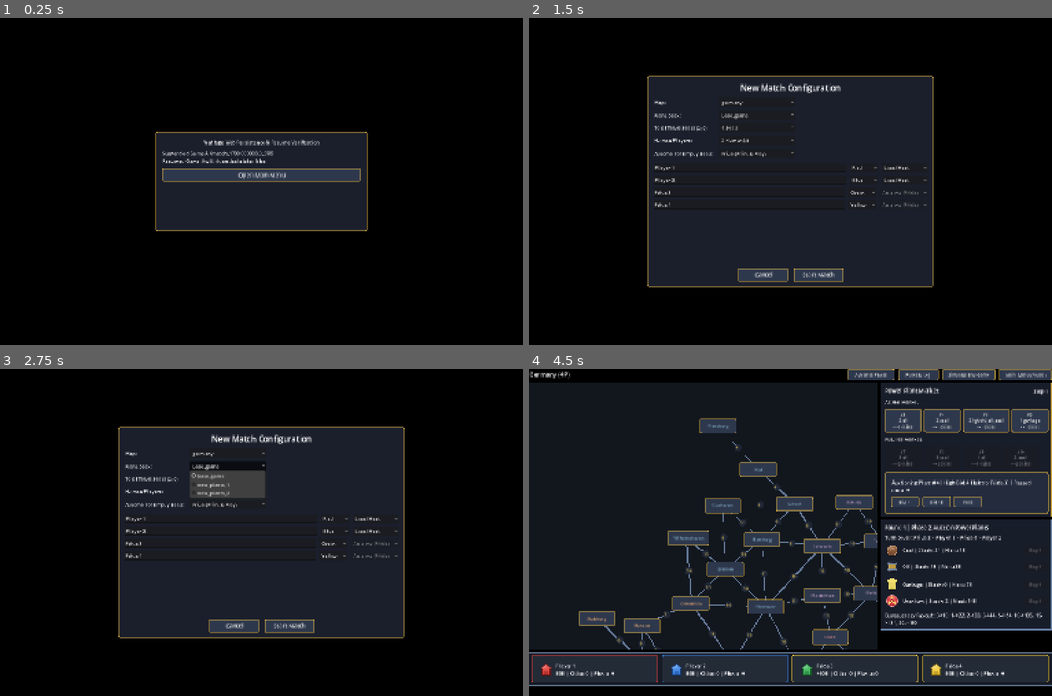
Above: before the commit, frames 1-4 (two rows, left to right).
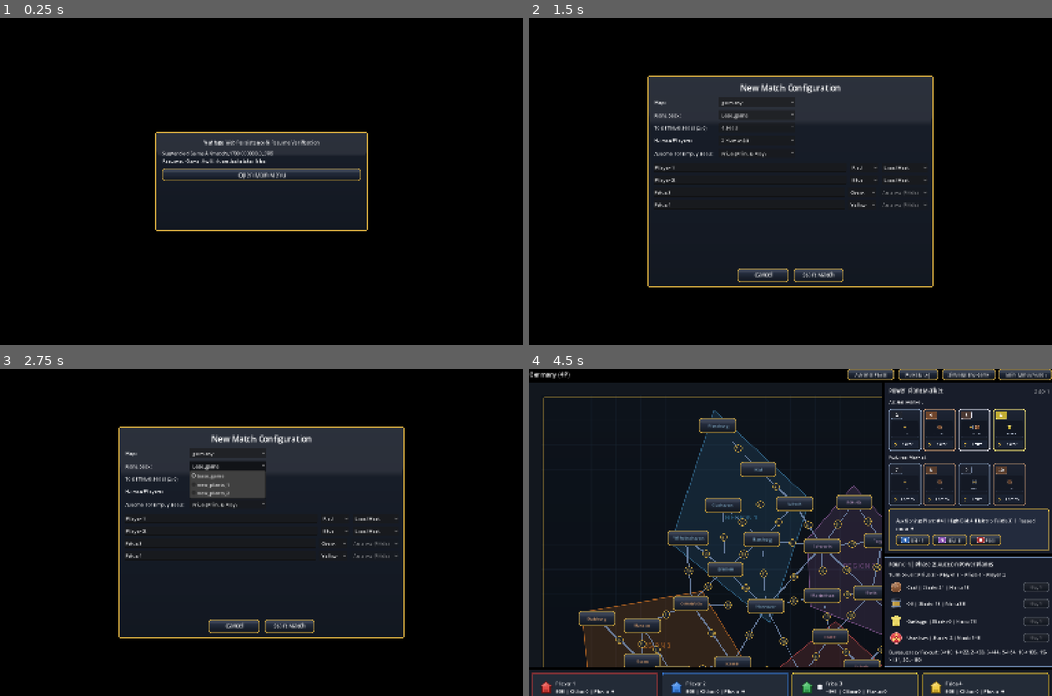
Above: after the commit, the same moments.

Repository: XBigTK13X/wattage-web
Game: Godot game, scene res://scene/Bootstrap/Bootstrap.tscn
Two runs of this game, one before a commit and one after it. Both use one fixed random seed, a clock stepped at 60 frames per second and the inputs below.
Inputs:
- Up to frame 1 (0.25 s): no input
- Up to frame 2 (1.5 s): click "Open Main Menu" at 0.5 s; click "New Match" at 1.25 s
- Up to frame 3 (2.75 s): click "base_game" at 2 s
- Up to frame 4 (4.5 s): click "Frida (Print & Play)" at 2.75 s; click "Frida (Print & Play)" at 3.5 s; click "Start Match" at 4.25 s

The runs differ from the first frame. In frame 1, 1.2% of the frame differs, in the area x 29-71%, y 34-66%; in frame 2, 1.0%; in frame 3, 1.0%; in frame 4, 28%, in the area x 0-100%, y 0-100%.

Commit message:
Wire up the generated assets

Diff:
--- a/script/instance/ui/client_dashboard_view.gd
+++ b/script/instance/ui/client_dashboard_view.gd
@@ -29,9 +29,10 @@
 	elektro_box.add_theme_constant_override("separation", 6)
 	header_row.add_child(elektro_box)
 
-	if ResourceLoader.exists("res://asset/ui/elektro_badge.png"):
+	var elektro_texture = VW.Assets.get_ui_texture("elektro_badge")
+	if elektro_texture != null:
 		var badge = TextureRect.new()
-		badge.texture = load("res://asset/ui/elektro_badge.png")
+		badge.texture = elektro_texture
 		badge.stretch_mode = TextureRect.STRETCH_KEEP_CENTERED
 		elektro_box.add_child(badge)
 
@@ -112,7 +113,7 @@
 		for plant_number in owned_plants:
 			var plant_def = VW.Database.get_plant(deck_id, int(plant_number))
 			if plant_def != null:
-				_plants_container.add_child(VW.Assets.build_plant_card(plant_def))
+				_plants_container.add_child(VW.Assets.build_plant_card(plant_def, deck_id, Vector2(128, 168)))
 
 	_rebuild_phase_actions(public_state, private_state, is_my_turn)
 
@@ -133,17 +134,23 @@
 	if phase == 2:
 		if bool(auction.get("active", false)):
 			var bid_one = VW.Chrome.styled_button("Bid +1", 16)
-			bid_one.custom_minimum_size = Vector2(120, 50)
+			bid_one.custom_minimum_size = Vector2(130, 50)
+			bid_one.icon = VW.Assets.get_icon_texture("action_bid_plus1")
+			bid_one.expand_icon = true
 			bid_one.pressed.connect(func(): action_requested.emit("place_bid", { increment = 1 }))
 			_phase_actions_box.add_child(bid_one)
 
 			var bid_five = VW.Chrome.styled_button("Bid +5", 16)
-			bid_five.custom_minimum_size = Vector2(120, 50)
+			bid_five.custom_minimum_size = Vector2(130, 50)
+			bid_five.icon = VW.Assets.get_icon_texture("action_bid_plus5")
+			bid_five.expand_icon = true
 			bid_five.pressed.connect(func(): action_requested.emit("place_bid", { increment = 5 }))
 			_phase_actions_box.add_child(bid_five)
 
 			var pass_bid = VW.Chrome.styled_button("Pass Bid", 16)
-			pass_bid.custom_minimum_size = Vector2(120, 50)
+			pass_bid.custom_minimum_size = Vector2(130, 50)
+			pass_bid.icon = VW.Assets.get_icon_texture("action_pass")
+			pass_bid.expand_icon = true
 			pass_bid.pressed.connect(func(): action_requested.emit("pass_auction", {}))
 			_phase_actions_box.add_child(pass_bid)
 		else:
@@ -155,7 +162,9 @@
 	elif phase == 3:
 		for resource_type in ["coal", "oil", "garbage", "uranium"]:
 			var buy_button = VW.Chrome.styled_button("Buy " + resource_type.capitalize(), 15)
-			buy_button.custom_minimum_size = Vector2(142, 50)
+			buy_button.custom_minimum_size = Vector2(154, 50)
+			buy_button.icon = VW.Assets.get_resource_texture(resource_type)
+			buy_button.expand_icon = true
 			buy_button.pressed.connect(func(): action_requested.emit("buy_resource", { resource = resource_type, amount = 1 }))
 			_phase_actions_box.add_child(buy_button)
 	elif phase == 4:
@@ -163,7 +172,9 @@
 		_phase_hint_label.visible = true
 	elif phase == 5:
 		var power_button = VW.Chrome.styled_button("Power All Cities", 16)
-		power_button.custom_minimum_size = Vector2(180, 50)
+		power_button.custom_minimum_size = Vector2(196, 50)
+		power_button.icon = VW.Assets.get_icon_texture("power_bolt")
+		power_button.expand_icon = true
 		power_button.pressed.connect(func(): action_requested.emit("power_plants", {}))
 		_phase_actions_box.add_child(power_button)
 
--- a/script/instance/ui/client_map_view.gd
+++ b/script/instance/ui/client_map_view.gd
@@ -175,6 +175,10 @@
 	draw_rect(Rect2(Vector2.ZERO, size), Color(0.06, 0.08, 0.11, 1.0))
 	if _map_definition == null:
 		return
+	var base_texture = VW.Assets.get_map_base_texture(_map_definition.id)
+	if base_texture != null:
+		draw_texture_rect(base_texture, Rect2(_camera_offset, base_texture.get_size() * _camera_zoom), false)
+	var badge_texture = VW.Assets.get_token_texture("connection_badge")
 	var active_regions = _public_state.get("active_regions", [])
 	var show_inactive = VW.Settings != null and VW.Settings.show_inactive_regions()
 	for edge in _map_definition.connections:
@@ -190,5 +194,9 @@
 		var line_color = Color(0.45, 0.54, 0.68, 0.85) if both_active else Color(0.28, 0.32, 0.38, 0.35)
 		draw_line(start_pos, end_pos, line_color, 3.0)
 		var midpoint = (start_pos + end_pos) * 0.5
-		draw_circle(midpoint, 12.0 * _camera_zoom, Color(0.12, 0.15, 0.21, 0.95))
+		if badge_texture != null:
+			var badge_radius = 14.0 * _camera_zoom
+			draw_texture_rect(badge_texture, Rect2(midpoint - Vector2(badge_radius, badge_radius), Vector2(badge_radius * 2.0, badge_radius * 2.0)), false)
+		else:
+			draw_circle(midpoint, 12.0 * _camera_zoom, Color(0.12, 0.15, 0.21, 0.95))
 		draw_string(ThemeDB.fallback_font, midpoint + Vector2(-8, 5), str(edge.cost), HORIZONTAL_ALIGNMENT_CENTER, -1, 13, Color(0.96, 0.82, 0.35))
--- a/script/instance/ui/map_board_view.gd
+++ b/script/instance/ui/map_board_view.gd
@@ -144,6 +144,10 @@
 	draw_rect(Rect2(Vector2.ZERO, size), Color(0.07, 0.09, 0.12, 1.0))
 	if _map_definition == null:
 		return
+	var base_texture = VW.Assets.get_map_base_texture(_map_definition.id)
+	if base_texture != null:
+		draw_texture_rect(base_texture, Rect2(_camera_offset, base_texture.get_size() * _camera_zoom), false)
+	var badge_texture = VW.Assets.get_token_texture("connection_badge")
 	var active_regions = _game_state.get("active_regions", []) if _game_state != null else []
 	var show_inactive = VW.Settings != null and VW.Settings.show_inactive_regions()
 	for edge in _map_definition.connections:
@@ -159,5 +163,9 @@
 		var line_color = Color(0.45, 0.54, 0.68, 0.85) if both_active else Color(0.28, 0.32, 0.38, 0.35)
 		draw_line(start_pos, end_pos, line_color, 3.0)
 		var midpoint = (start_pos + end_pos) * 0.5
-		draw_circle(midpoint, 12.0 * _camera_zoom, Color(0.12, 0.15, 0.21, 0.95))
+		if badge_texture != null:
+			var badge_radius = 14.0 * _camera_zoom
+			draw_texture_rect(badge_texture, Rect2(midpoint - Vector2(badge_radius, badge_radius), Vector2(badge_radius * 2.0, badge_radius * 2.0)), false)
+		else:
+			draw_circle(midpoint, 12.0 * _camera_zoom, Color(0.12, 0.15, 0.21, 0.95))
 		draw_string(ThemeDB.fallback_font, midpoint + Vector2(-8, 5), str(edge.cost), HORIZONTAL_ALIGNMENT_CENTER, -1, 13, Color(0.96, 0.82, 0.35))
--- a/script/instance/ui/plant_market_panel.gd
+++ b/script/instance/ui/plant_market_panel.gd
@@ -70,17 +70,23 @@
 	auction_layout.add_child(bid_controls)
 
 	var bid_one_button = VW.Chrome.styled_button("Bid +1", 14)
-	bid_one_button.custom_minimum_size = Vector2(90, 34)
+	bid_one_button.custom_minimum_size = Vector2(110, 36)
+	bid_one_button.icon = VW.Assets.get_icon_texture("action_bid_plus1")
+	bid_one_button.expand_icon = true
 	bid_one_button.pressed.connect(func(): bid_placed.emit(1))
 	bid_controls.add_child(bid_one_button)
 
 	var bid_five_button = VW.Chrome.styled_button("Bid +5", 14)
-	bid_five_button.custom_minimum_size = Vector2(90, 34)
+	bid_five_button.custom_minimum_size = Vector2(110, 36)
+	bid_five_button.icon = VW.Assets.get_icon_texture("action_bid_plus5")
+	bid_five_button.expand_icon = true
 	bid_five_button.pressed.connect(func(): bid_placed.emit(5))
 	bid_controls.add_child(bid_five_button)
 
 	var pass_button = VW.Chrome.styled_button("Pass", 14)
-	pass_button.custom_minimum_size = Vector2(90, 34)
+	pass_button.custom_minimum_size = Vector2(100, 36)
+	pass_button.icon = VW.Assets.get_icon_texture("action_pass")
+	pass_button.expand_icon = true
 	pass_button.pressed.connect(func(): auction_passed.emit())
 	bid_controls.add_child(pass_button)
 
@@ -111,6 +117,21 @@
 
 func _make_market_card(plant_number, clickable):
 	var plant = VW.Database.get_plant(_deck_id, plant_number)
+	var card_texture = VW.Assets.get_plant_card_texture(_deck_id, plant)
+	if card_texture != null:
+		var texture_button = TextureButton.new()
+		texture_button.texture_normal = card_texture
+		texture_button.ignore_texture_size = true
+		texture_button.stretch_mode = TextureButton.STRETCH_KEEP_ASPECT_CENTERED
+		texture_button.custom_minimum_size = Vector2(104, 136)
+		texture_button.disabled = not clickable
+		texture_button.modulate = Color(1, 1, 1, 1.0 if clickable else 0.72)
+		texture_button.mouse_default_cursor_shape = Control.CURSOR_POINTING_HAND if clickable else Control.CURSOR_ARROW
+		VW.Chrome.attach_focus_ring(texture_button)
+		if clickable:
+			texture_button.pressed.connect(func(): plant_nominated.emit(plant_number))
+		return texture_button
+
 	var button = VW.Chrome.styled_button("#" + str(plant_number), 14)
 	button.custom_minimum_size = Vector2(118, 76)
 	if plant != null:
--- a/script/instance/ui/player_summary_strip.gd
+++ b/script/instance/ui/player_summary_strip.gd
@@ -39,6 +39,16 @@
 		house.stretch_mode = TextureRect.STRETCH_KEEP_CENTERED
 		row.add_child(house)
 
+		if is_active:
+			var turn_marker = VW.Assets.get_token_texture("turn_order_marker")
+			if turn_marker != null:
+				var marker_rect = TextureRect.new()
+				marker_rect.texture = turn_marker
+				marker_rect.custom_minimum_size = Vector2(20, 20)
+				marker_rect.expand_mode = TextureRect.EXPAND_IGNORE_SIZE
+				marker_rect.stretch_mode = TextureRect.STRETCH_KEEP_ASPECT_CENTERED
+				row.add_child(marker_rect)
+
 		var info = Label.new()
 		info.text = str(player.player_name) + ("\n*" if is_active else "\n") + str(player.elektro) + "E | Cities: " + str(player.built_cities.size()) + " | Plants: " + str(player.plants.size())
 		row.add_child(info)
--- a/script/singleton/assets.gd
+++ b/script/singleton/assets.gd
@@ -7,6 +7,7 @@
 
 var _house_textures = {}
 var _resource_textures = {}
+var _named_textures = {}
 var _theme = null
 
 func get_player_color(color_key):
@@ -15,16 +16,45 @@
 func get_resource_color(resource_type):
 	return RESOURCE_COLORS.get(str(resource_type), Color(0.5, 0.5, 0.5, 1.0))
 
+func _load_cached_texture(asset_path):
+	if _named_textures.has(asset_path):
+		return _named_textures[asset_path]
+	if ResourceLoader.exists(asset_path):
+		var loaded = load(asset_path)
+		if loaded != null:
+			_named_textures[asset_path] = loaded
+			return loaded
+	return null
+
+func get_ui_texture(asset_name):
+	return _load_cached_texture("res://asset/ui/" + str(asset_name) + ".png")
+
+func get_icon_texture(asset_name):
+	return _load_cached_texture("res://asset/icon/" + str(asset_name) + ".png")
+
+func get_token_texture(asset_name):
+	return _load_cached_texture("res://asset/token/" + str(asset_name) + ".png")
+
+func get_map_base_texture(map_id):
+	return _load_cached_texture("res://asset/map/map_" + str(map_id) + "_base.png")
+
+func get_map_overlay_texture(map_id):
+	return _load_cached_texture("res://asset/map/map_" + str(map_id) + "_overlay.png")
+
+func get_plant_card_texture(deck_id, plant_definition):
+	if plant_definition == null:
+		return null
+	var card_name = "step3" if plant_definition.is_step_three else ("plant_" + str(plant_definition.number).pad_zeros(2))
+	return _load_cached_texture("res://asset/card/" + str(deck_id) + "/" + card_name + ".png")
+
 func get_house_texture(color_key):
 	var key = str(color_key)
 	if _house_textures.has(key):
 		return _house_textures[key]
-	var asset_path = "res://asset/token/house_" + key + ".png"
-	if ResourceLoader.exists(asset_path):
-		var loaded = load(asset_path)
-		if loaded != null:
-			_house_textures[key] = loaded
-			return loaded
+	var loaded = get_token_texture("house_" + key)
+	if loaded != null:
+		_house_textures[key] = loaded
+		return loaded
 	var fill_color = get_player_color(key)
 	var border_color = fill_color.darkened(0.45)
 	var image = Image.create(32, 32, false, Image.FORMAT_RGBA8)
@@ -44,12 +74,16 @@
 	var key = str(resource_type)
 	if _resource_textures.has(key):
 		return _resource_textures[key]
-	var asset_path = "res://asset/icon/resource_" + key + ".png"
-	if ResourceLoader.exists(asset_path):
-		var loaded = load(asset_path)
-		if loaded != null:
-			_resource_textures[key] = loaded
-			return loaded
+	var loaded = null
+	if key == "ecological":
+		loaded = get_icon_texture("plant_ecological")
+	elif key.begins_with("hybrid"):
+		loaded = get_icon_texture("plant_hybrid_badge")
+	else:
+		loaded = get_icon_texture("resource_" + key)
+	if loaded != null:
+		_resource_textures[key] = loaded
+		return loaded
 	var fill_color = get_resource_color(key)
 	var accent_color = fill_color.lightened(0.35)
 	var image = Image.create(28, 28, false, Image.FORMAT_RGBA8)
@@ -72,8 +106,18 @@
 	_theme = theme
 	return _theme
 
-func build_plant_card(plant_definition):
-	var panel = VW.Chrome.panel_container(Vector2(170, 210), Color(0.13, 0.16, 0.22, 0.96), get_resource_color(plant_definition.fuel_type))
+func build_plant_card(plant_definition, deck_id = "base_game", card_size = Vector2(160, 210)):
+	var card_texture = get_plant_card_texture(deck_id, plant_definition)
+	if card_texture != null:
+		var card_rect = TextureRect.new()
+		card_rect.texture = card_texture
+		card_rect.custom_minimum_size = card_size
+		card_rect.expand_mode = TextureRect.EXPAND_IGNORE_SIZE
+		card_rect.stretch_mode = TextureRect.STRETCH_KEEP_ASPECT_CENTERED
+		card_rect.mouse_filter = Control.MOUSE_FILTER_IGNORE
+		return card_rect
+
+	var panel = VW.Chrome.panel_container(card_size, Color(0.13, 0.16, 0.22, 0.96), get_resource_color(plant_definition.fuel_type))
 	var layout = VBoxContainer.new()
 	layout.add_theme_constant_override("separation", 8)
 	panel.add_child(layout)
@@ -113,7 +157,24 @@
 	return panel
 
 func build_city_marker(city_name, slot_costs = [10, 15, 20]):
-	var panel = VW.Chrome.panel_container(Vector2(130, 74), Color(0.16, 0.19, 0.25, 0.96), Color(0.65, 0.72, 0.82, 0.95))
+	var city_texture = get_token_texture("city_node")
+	var panel = PanelContainer.new()
+	panel.custom_minimum_size = Vector2(130, 74)
+	if city_texture != null:
+		var style_box = StyleBoxTexture.new()
+		style_box.texture = city_texture
+		style_box.texture_margin_left = 12
+		style_box.texture_margin_right = 12
+		style_box.texture_margin_top = 12
+		style_box.texture_margin_bottom = 12
+		style_box.content_margin_left = 10
+		style_box.content_margin_right = 10
+		style_box.content_margin_top = 8
+		style_box.content_margin_bottom = 8
+		panel.add_theme_stylebox_override("panel", style_box)
+	else:
+		panel = VW.Chrome.panel_container(Vector2(130, 74), Color(0.16, 0.19, 0.25, 0.96), Color(0.65, 0.72, 0.82, 0.95))
+
 	var layout = VBoxContainer.new()
 	layout.add_theme_constant_override("separation", 4)
 	panel.add_child(layout)
--- a/script/singleton/chrome.gd
+++ b/script/singleton/chrome.gd
@@ -32,13 +32,25 @@
 		control.focus_mode = Control.FOCUS_ALL
 	if control.has_node("_FocusRing"):
 		return control
-	var ring = ReferenceRect.new()
+	var ring_texture = VW.Assets.get_ui_texture("focus_ring") if VW.Assets != null else null
+	var ring = null
+	if ring_texture != null:
+		var nine_patch = NinePatchRect.new()
+		nine_patch.texture = ring_texture
+		nine_patch.patch_margin_left = 12
+		nine_patch.patch_margin_right = 12
+		nine_patch.patch_margin_top = 12
+		nine_patch.patch_margin_bottom = 12
+		ring = nine_patch
+	else:
+		var reference_rect = ReferenceRect.new()
+		reference_rect.border_color = Color(1.0, 0.85, 0.30, 0.95)
+		reference_rect.border_width = 3.0
+		reference_rect.editor_only = false
+		ring = reference_rect
 	ring.name = "_FocusRing"
 	ring.set_anchors_preset(Control.PRESET_FULL_RECT)
 	ring.mouse_filter = Control.MOUSE_FILTER_IGNORE
-	ring.border_color = Color(1.0, 0.85, 0.30, 0.95)
-	ring.border_width = 3.0
-	ring.editor_only = false
 	ring.visible = control.has_focus() and _gamepad_active
 	control.add_child(ring)
 	var update_ring = func():
@@ -54,16 +66,34 @@
 	)
 	return control
 
+func _make_nine_patch_style(texture, margin, padding_horizontal, padding_vertical):
+	var style_box = StyleBoxTexture.new()
+	style_box.texture = texture
+	style_box.texture_margin_left = margin
+	style_box.texture_margin_right = margin
+	style_box.texture_margin_top = margin
+	style_box.texture_margin_bottom = margin
+	style_box.content_margin_left = padding_horizontal
+	style_box.content_margin_right = padding_horizontal
+	style_box.content_margin_top = padding_vertical
+	style_box.content_margin_bottom = padding_vertical
+	return style_box
+
 func panel_container(minimum_size = Vector2(420, 260), background_color = Color(0.11, 0.13, 0.18, 0.95), border_color = Color(0.85, 0.68, 0.25, 0.95)):
 	var panel = PanelContainer.new()
 	panel.custom_minimum_size = minimum_size
-	var style_box = StyleBoxFlat.new()
-	style_box.bg_color = background_color
-	style_box.border_color = border_color
-	style_box.set_border_width_all(2)
-	style_box.set_corner_radius_all(6)
-	style_box.set_content_margin_all(20)
-	panel.add_theme_stylebox_override("panel", style_box)
+	var is_default_style = background_color.is_equal_approx(Color(0.11, 0.13, 0.18, 0.95)) and border_color.is_equal_approx(Color(0.85, 0.68, 0.25, 0.95))
+	var panel_texture = VW.Assets.get_ui_texture("panel_frame") if (is_default_style and VW.Assets != null) else null
+	if panel_texture != null:
+		panel.add_theme_stylebox_override("panel", _make_nine_patch_style(panel_texture, 14, 20, 20))
+	else:
+		var style_box = StyleBoxFlat.new()
+		style_box.bg_color = background_color
+		style_box.border_color = border_color
+		style_box.set_border_width_all(2)
+		style_box.set_corner_radius_all(6)
+		style_box.set_content_margin_all(20)
+		panel.add_theme_stylebox_override("panel", style_box)
 	return panel
 
 func invisible_button():
@@ -87,22 +117,34 @@
 	button.size_flags_vertical = Control.SIZE_SHRINK_CENTER
 	button.mouse_default_cursor_shape = Control.CURSOR_POINTING_HAND
 	button.add_theme_font_size_override("font_size", font_size)
-	var normal_box = StyleBoxFlat.new()
-	normal_box.bg_color = Color(0.18, 0.22, 0.30, 1.0)
-	normal_box.border_color = Color(0.85, 0.68, 0.25, 0.9)
-	normal_box.set_border_width_all(2)
-	normal_box.set_corner_radius_all(4)
-	normal_box.content_margin_left = 18
-	normal_box.content_margin_right = 18
-	normal_box.content_margin_top = 8
-	normal_box.content_margin_bottom = 8
-	var hover_box = normal_box.duplicate()
-	hover_box.bg_color = Color(0.24, 0.29, 0.39, 1.0)
-	var pressed_box = normal_box.duplicate()
-	pressed_box.bg_color = Color(0.13, 0.16, 0.22, 1.0)
-	button.add_theme_stylebox_override("normal", normal_box)
-	button.add_theme_stylebox_override("hover", hover_box)
-	button.add_theme_stylebox_override("pressed", pressed_box)
-	button.add_theme_stylebox_override("focus", hover_box)
+	var normal_texture = VW.Assets.get_ui_texture("button_normal") if VW.Assets != null else null
+	if normal_texture != null:
+		var hover_texture = VW.Assets.get_ui_texture("button_hover")
+		var pressed_texture = VW.Assets.get_ui_texture("button_pressed")
+		var disabled_texture = VW.Assets.get_ui_texture("button_disabled")
+		var normal_style = _make_nine_patch_style(normal_texture, 10, 18, 8)
+		button.add_theme_stylebox_override("normal", normal_style)
+		button.add_theme_stylebox_override("hover", _make_nine_patch_style(hover_texture, 10, 18, 8) if hover_texture != null else normal_style)
+		button.add_theme_stylebox_override("pressed", _make_nine_patch_style(pressed_texture, 10, 18, 8) if pressed_texture != null else normal_style)
+		button.add_theme_stylebox_override("disabled", _make_nine_patch_style(disabled_texture, 10, 18, 8) if disabled_texture != null else normal_style)
+		button.add_theme_stylebox_override("focus", _make_nine_patch_style(hover_texture, 10, 18, 8) if hover_texture != null else normal_style)
+	else:
+		var normal_box = StyleBoxFlat.new()
+		normal_box.bg_color = Color(0.18, 0.22, 0.30, 1.0)
+		normal_box.border_color = Color(0.85, 0.68, 0.25, 0.9)
+		normal_box.set_border_width_all(2)
+		normal_box.set_corner_radius_all(4)
+		normal_box.content_margin_left = 18
+		normal_box.content_margin_right = 18
+		normal_box.content_margin_top = 8
+		normal_box.content_margin_bottom = 8
+		var hover_box = normal_box.duplicate()
+		hover_box.bg_color = Color(0.24, 0.29, 0.39, 1.0)
+		var pressed_box = normal_box.duplicate()
+		pressed_box.bg_color = Color(0.13, 0.16, 0.22, 1.0)
+		button.add_theme_stylebox_override("normal", normal_box)
+		button.add_theme_stylebox_override("hover", hover_box)
+		button.add_theme_stylebox_override("pressed", pressed_box)
+		button.add_theme_stylebox_override("focus", hover_box)
 	attach_focus_ring(button)
 	return button
Not shown, added: asset/audio/action_invalid.wav.import
Not shown, added: asset/audio/auction_won.wav.import
Not shown, added: asset/audio/bid_placed.wav.import
Not shown, added: asset/audio/board_ambient.ogg.import
Not shown, added: asset/audio/city_built.wav.import
Not shown, added: asset/audio/menu_theme.ogg.import
Not shown, added: asset/audio/phase_change.wav.import
Not shown, added: asset/audio/power_up.wav.import
Not shown, added: asset/audio/resource_bought.wav.import
Not shown, added: asset/audio/step_transition.wav.import
Not shown, added: asset/audio/turn_alert.wav.import
Not shown, added: asset/audio/ui_click.wav.import
(and 219 more such lines)
